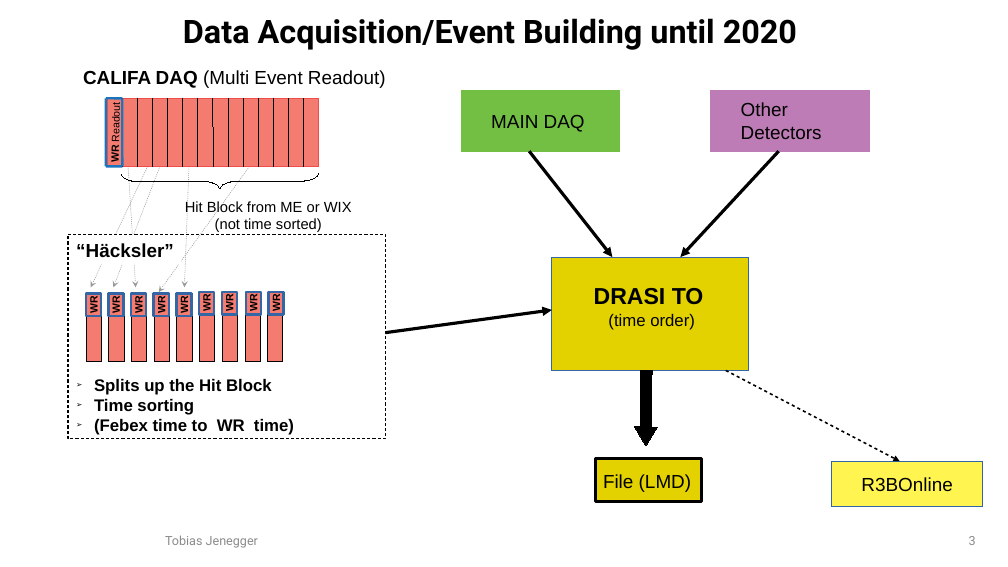
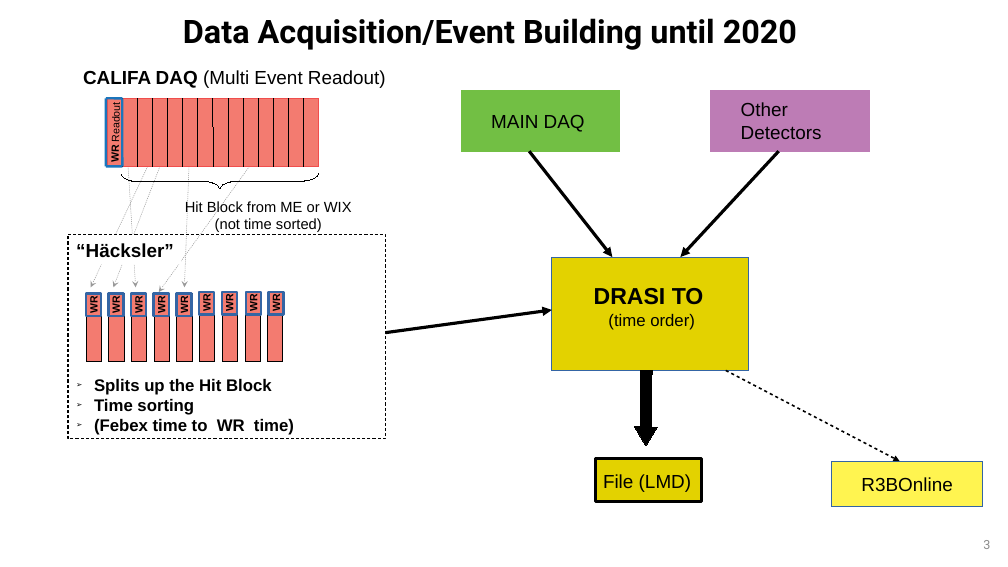
Before and after one commit to jenegger/unpacking_docu, a slide deck: slide 3 of time_stitching_pres.odp. Drawn at 1008x567 pixels with LibreOffice and Linux fonts; fonts in the diff are those of the drawing; background and template pictures are left out. Boxes give left, top, right and bottom in pixels: in the first picture for what was removed or moved away, otherwise in the second. Text is boxed around its words. In the diff, an @@ line names an element or a change of style, - is before the commit and + after.

```diff
--- a/time_stitching_pres.odp
+++ b/time_stitching_pres.odp
@@ text removed at <box>165,535,258,548</box> @@
-Tobias Jenegger
@@ page number: place and size @@
-page number at <box>969,536,976,545</box>
+page number at <box>983,540,990,549</box>
```
Also in this commit, not shown: 11 other slides changed, 1 other file.
